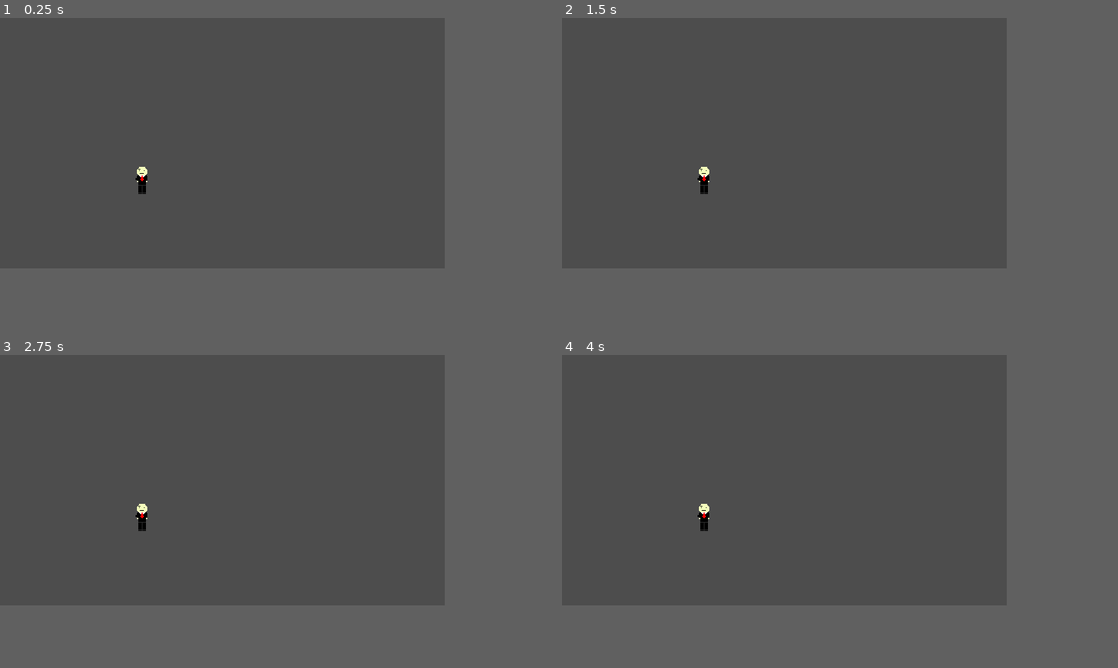
Above: before the commit, frames 1-4 (two rows, left to right).
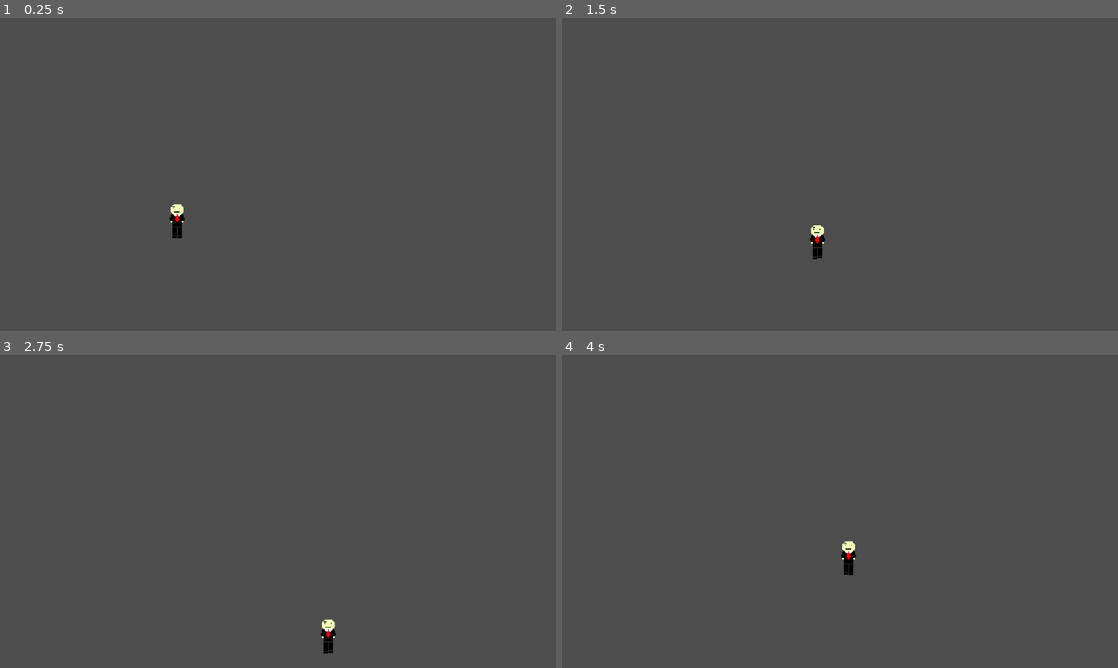
Above: after the commit, the same moments.

Repository: ChloPUPs/the-maze-phase
Game: Godot game, scene res://main.tscn
The game is run twice, just before and just after one commit, with the same random seed, the same clock (stepped at 60 frames per second) and the same inputs.
Inputs:
- Up to frame 1 (0.25 s): no input
- Up to frame 2 (1.5 s): tap Enter at 0.5 s; hold D (move_right, bound only after the commit) 0.53-1.28 s; hold S (move_down, bound only after the commit) from 1.28 s (still down)
- Up to frame 3 (2.75 s): release S (move_down, bound only after the commit) at 2.03 s; hold D (move_right, bound only after the commit) from 2.03 s (still down)
- Up to frame 4 (4 s): release D (move_right, bound only after the commit) at 2.78 s; hold W (move_up, bound only after the commit) 2.78-3.53 s; hold A (move_left, bound only after the commit) from 3.53 s (still down)
In our replay, the window is 640x360 before the commit and 800x450 after it. These sizes can differ from the game's own. Grey fills any space a smaller window leaves; there, only what the larger window draws over its background counts as a difference.

The runs differ from the first frame. In frame 1, 0.4% of the frame differs, in the area x 24-34%, y 47-71%; in frame 2, 0.4%; in frame 3, 0.4%; in frame 4, 0.4%.

Commit message:
Setup Project

Diff:
--- a/complex_objects/player.gd
+++ /dev/null
@@ -1,20 +0,0 @@
-extends CharacterBody2D
-
-const SPEED: float = 120.0
-
-@onready var sprite: AnimatedSprite2D = %Sprite
-
-
-func _physics_process(_delta: float) -> void:
-	var movement := Vector2.ZERO
-
-	var direction: Vector2 = Input.get_vector("move_left", "move_right", "move_up", "move_down")
-	movement = direction * SPEED
-
-	if abs(movement) > Vector2.ZERO:
-		sprite.play("walk_down")
-	else:
-		sprite.play("idle")
-
-	velocity = movement
-	move_and_slide()
--- /dev/null
+++ b/gameplay/player/player.gd
@@ -0,0 +1,24 @@
+extends CharacterBody2D
+
+const SPEED : float = 120.0
+
+@onready var sprite : AnimatedSprite2D = %Sprite
+
+
+func _physics_process(_delta : float) -> void:
+	velocity = _get_movement()
+
+	if abs(velocity) > Vector2.ZERO:
+		sprite.play("walk_down")
+	else:
+		sprite.play("idle")
+
+	move_and_slide()
+
+
+func _get_movement() -> Vector2:
+	var dir : Vector2 = Input.get_vector(
+		"move_left", "move_right", # X Axis
+		"move_up", "move_down" # Y Axis
+		)
+	return dir * SPEED
--- a/complex_objects/player.tscn
+++ b/gameplay/player/player.tscn
@@ -1,8 +1,8 @@
 [gd_scene format=3 uid="uid://bhylmr5ea4nt4"]
 
-[ext_resource type="Script" uid="uid://cby08q6bb1yof" path="res://complex_objects/player.gd" id="1_5l3qn"]
-[ext_resource type="Texture2D" uid="uid://1048rnua0623" path="res://complex_objects/enbanc.png" id="2_5l3qn"]
-[ext_resource type="Texture2D" uid="uid://nycqve7xg6x3" path="res://complex_objects/enbancidle.png" id="2_dkyos"]
+[ext_resource type="Script" uid="uid://cby08q6bb1yof" path="res://gameplay/player/player.gd" id="1_5l3qn"]
+[ext_resource type="Texture2D" uid="uid://1048rnua0623" path="res://gameplay/player/en_banc/enbanc.png" id="2_5l3qn"]
+[ext_resource type="Texture2D" uid="uid://nycqve7xg6x3" path="res://gameplay/player/en_banc/enbancidle.png" id="2_dkyos"]
 
 [sub_resource type="AtlasTexture" id="AtlasTexture_fb7sh"]
 atlas = ExtResource("2_dkyos")
@@ -150,8 +150,9 @@
 "speed": 15.0
 }]
 
-[sub_resource type="RectangleShape2D" id="RectangleShape2D_phnjc"]
-size = Vector2(10, 26)
+[sub_resource type="CapsuleShape2D" id="CapsuleShape2D_ig7tw"]
+radius = 5.0
+height = 26.0
 
 [node name="Player" type="CharacterBody2D" unique_id=2117719914]
 script = ExtResource("1_5l3qn")
@@ -164,4 +165,4 @@
 offset = Vector2(0, -6)
 
 [node name="CollisionShape2D" type="CollisionShape2D" parent="." unique_id=901170459]
-shape = SubResource("RectangleShape2D_phnjc")
+shape = SubResource("CapsuleShape2D_ig7tw")
--- a/main.tscn
+++ b/main.tscn
@@ -1,8 +1,14 @@
 [gd_scene format=3 uid="uid://dc0ryi4rvrnsi"]
 
-[ext_resource type="PackedScene" uid="uid://bhylmr5ea4nt4" path="res://complex_objects/player.tscn" id="1_ig7tw"]
+[ext_resource type="PackedScene" uid="uid://bhylmr5ea4nt4" path="res://gameplay/player/player.tscn" id="1_ig7tw"]
 
-[node name="Main" type="Node2D" unique_id=783776306]
+[node name="Main" type="Node" unique_id=1269985117]
+process_mode = 3
 
-[node name="Player" parent="." unique_id=1305677859 instance=ExtResource("1_ig7tw")]
+[node name="World" type="Node2D" parent="." unique_id=1726067309]
+process_mode = 1
+
+[node name="EntityRoot" type="Node2D" parent="World" unique_id=462983290]
+
+[node name="Player" parent="World/EntityRoot" unique_id=1305677859 instance=ExtResource("1_ig7tw")]
 position = Vector2(204, 240)
--- a/project.godot
+++ b/project.godot
@@ -15,32 +15,42 @@
 config/features=PackedStringArray("4.7", "Forward Plus")
 config/icon="res://icon.svg"
 
+[debug]
+
+gdscript/warnings/untyped_declaration=1
+gdscript/warnings/unsafe_property_access=1
+gdscript/warnings/unsafe_method_access=1
+gdscript/warnings/unsafe_cast=1
+gdscript/warnings/unsafe_call_argument=1
+
 [display]
 
 window/size/viewport_width=640
 window/size/viewport_height=360
-window/stretch/mode="viewport"
+window/size/window_width_override=1280
+window/size/window_height_override=720
+window/stretch/mode="canvas_items"
 
 [input]
 
 move_left={
 "deadzone": 0.2,
-"events": [Object(InputEventKey,"resource_local_to_scene":fa …(140 unchanged characters)… d":false,"keycode":0,"physical_keycode":4194319,"key_label":0,"unicode":0,"location":0,"echo":false,"script":null)
+"events": [Object(InputEventKey,"resource_local_to_scene":fa …(140 unchanged characters)… d":false,"keycode":0,"physical_keycode":65,"key_label":0,"unicode":97,"location":0,"echo":false,"script":null)
 ]
 }
 move_right={
 "deadzone": 0.2,
-"events": [Object(InputEventKey,"resource_local_to_scene":fa …(140 unchanged characters)… d":false,"keycode":0,"physical_keycode":4194321,"key_label":0,"unicode":0,"location":0,"echo":false,"script":null)
+"events": [Object(InputEventKey,"resource_local_to_scene":fa …(140 unchanged characters)… d":false,"keycode":0,"physical_keycode":68,"key_label":0,"unicode":100,"location":0,"echo":false,"script":null)
 ]
 }
 move_up={
 "deadzone": 0.2,
-"events": [Object(InputEventKey,"resource_local_to_scene":fa …(140 unchanged characters)… d":false,"keycode":0,"physical_keycode":4194320,"key_label":0,"unicode":0,"location":0,"echo":false,"script":null)
+"events": [Object(InputEventKey,"resource_local_to_scene":fa …(140 unchanged characters)… d":false,"keycode":0,"physical_keycode":87,"key_label":0,"unicode":119,"location":0,"echo":false,"script":null)
 ]
 }
 move_down={
 "deadzone": 0.2,
-"events": [Object(InputEventKey,"resource_local_to_scene":fa …(140 unchanged characters)… d":false,"keycode":0,"physical_keycode":4194322,"key_label":0,"unicode":0,"location":0,"echo":false,"script":null)
+"events": [Object(InputEventKey,"resource_local_to_scene":fa …(140 unchanged characters)… d":false,"keycode":0,"physical_keycode":83,"key_label":0,"unicode":115,"location":0,"echo":false,"script":null)
 ]
 }
 
Renamed: complex_objects/enbanc.png -> gameplay/player/en_banc/enbanc.png
Not shown, changed: gameplay/player/en_banc/enbanc.png.import
Renamed: complex_objects/enbancidle.png -> gameplay/player/en_banc/enbancidle.png
Not shown, changed: gameplay/player/en_banc/enbancidle.png.import
Renamed: complex_objects/player.gd.uid -> gameplay/player/player.gd.uid
